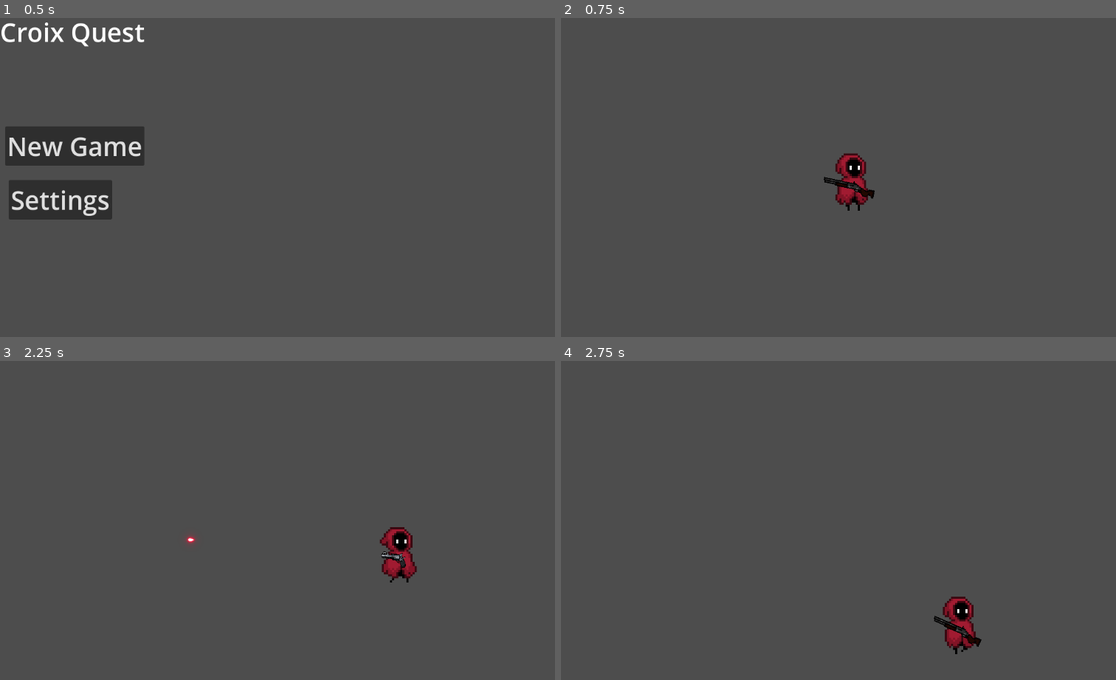
Above: before the commit, frames 1-4 (two rows, left to right).
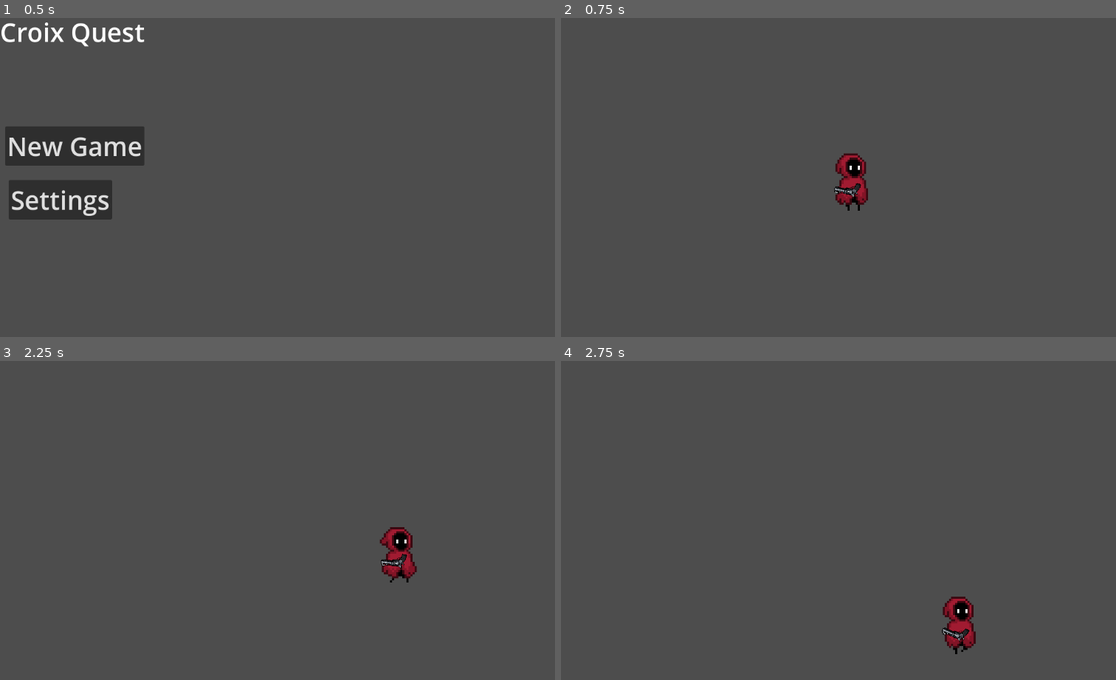
Above: after the commit, the same moments.

Repository: cyan-wolf/croix-quest
Game: Godot game, scene res://ui/menus/main_menu.tscn
Same seed, same stepped clock (60 frames per second), same inputs: the game is played once before the commit and once after it.
Inputs (mouse positions are in pixels of both pictures, inside the frame that each line leads up to):
- Up to frame 1 (0.5 s): no input
- Up to frame 2 (0.75 s): click "New Game" at 0.5 s
- Up to frame 3 (2.25 s): move the mouse to (421, 507) at 1.27 s; hold D (move_right) 1.28-2.03 s; right-click (421, 507) at 1.35 s; move the mouse to (177, 539) at 2.02 s; hold S (move_down) from 2.03 s (still down); click (177, 539) at 2.1 s
- Up to frame 4 (2.75 s): keep holding S (move_down); right-click (738, 539) at 2.3 s

Frame 1 is identical in both runs. In frame 2, 0.3% of the frame differs, in the area x 47-57%, y 49-57%; in frame 3, 0.2%; in frame 4, 0.3%.
Error after the commit: Invalid assignment of property or key 'flip_v' with value of type 'bool' on a base object of type 'null instance'. (res://player/Weapon.gd:12)

Commit message:
Bettered Readability on my part a bit

Diff:
--- a/player/Weapon.gd
+++ b/player/Weapon.gd
@@ -3,14 +3,15 @@
 var weapon_type := "Shotgun"
 var _bullet_speed: float = 1000.0
 var _bullet_scene := preload("res://weapons/scenes/Bullet1.tscn")
+var sprite = $Sprite2D
 
 func _process(_delta):
 	self.look_at(self.get_global_mouse_position())
 
 	if self.rotation_degrees > 90 or self.rotation_degrees < -90:
-		$Sprite2D.flip_v = true
+		sprite.flip_v = true
 	else:
-		$Sprite2D.flip_v = false
+		sprite.flip_v = false
 
 	if self.rotation_degrees >= 269:
 		self.rotation_degrees = 90
@@ -20,7 +21,7 @@
 	if Input.is_action_just_pressed("Shoot"):
 		_fire(weapon_type)
 
-	if Input.is_action_just_pressed("Test"):
+	if Input.is_action_just_pressed("Test"): #Switches weapons. TODO: Make another input that switches backwards
 		if weapon_type == "Shotgun":
 			weapon_type = "Gun"
 		else:
@@ -28,15 +29,15 @@
 
 	match weapon_type: #change texture of weapon depending on the weapon
 		"Gun":
-			$Sprite2D.texture = load("res://weapons/sprites/Pistol/pistol.png")
-			$Sprite2D.scale = Vector2(0.3, 0.3)
+			sprite.texture = load("res://weapons/sprites/Pistol/pistol.png")
+			sprite.scale = Vector2(0.3, 0.3)
 		"Shotgun":
-			$Sprite2D.texture = load("res://weapons/sprites/Shotgun/Shotgun.png")
-			$Sprite2D.scale = Vector2(0.5, 0.5)
+			sprite.texture = load("res://weapons/sprites/Shotgun/Shotgun.png")
+			sprite.scale = Vector2(0.5, 0.5)
 
 
 func _fire(weapon_type): #Maybe change parameters for different _bullet_scene types?
-	match weapon_type: #BASICALLY the switch statement, just add "[weapon_type]": to add a case
+	match weapon_type: #BASICALLY the switch statement, just add "[weapon_type]": to add a case. TODO: Add more weapons
 		"Gun":
 			var bullet_instance := _bullet_scene.instantiate()
 			bullet_instance.position = self.global_position
